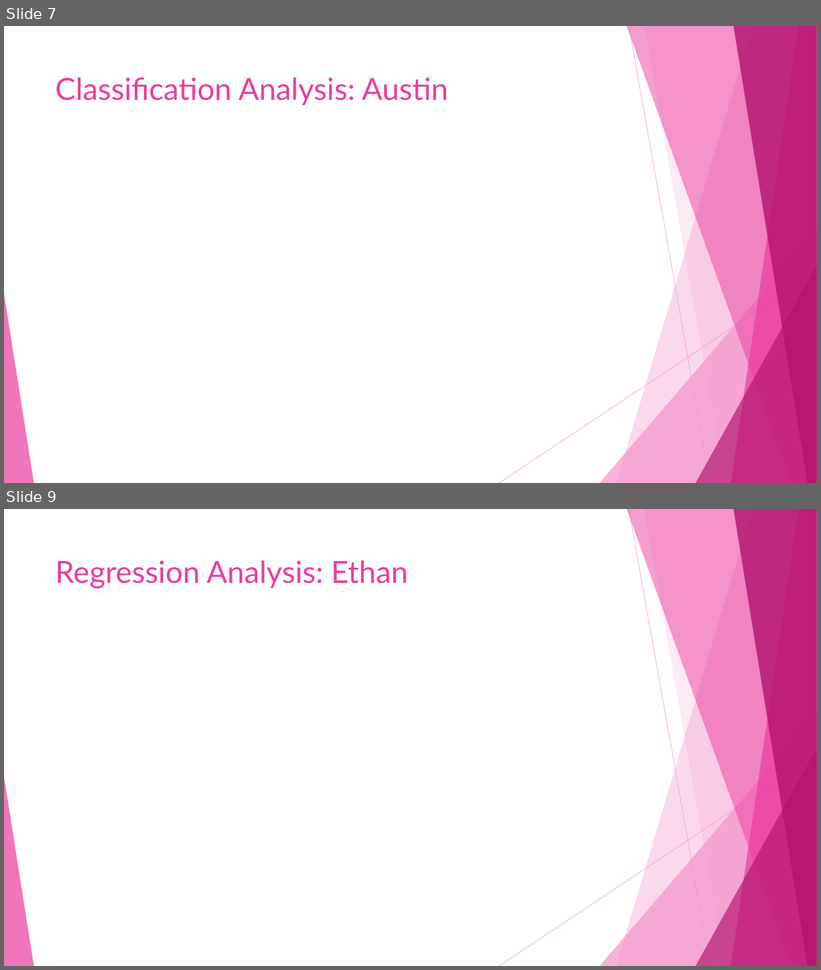
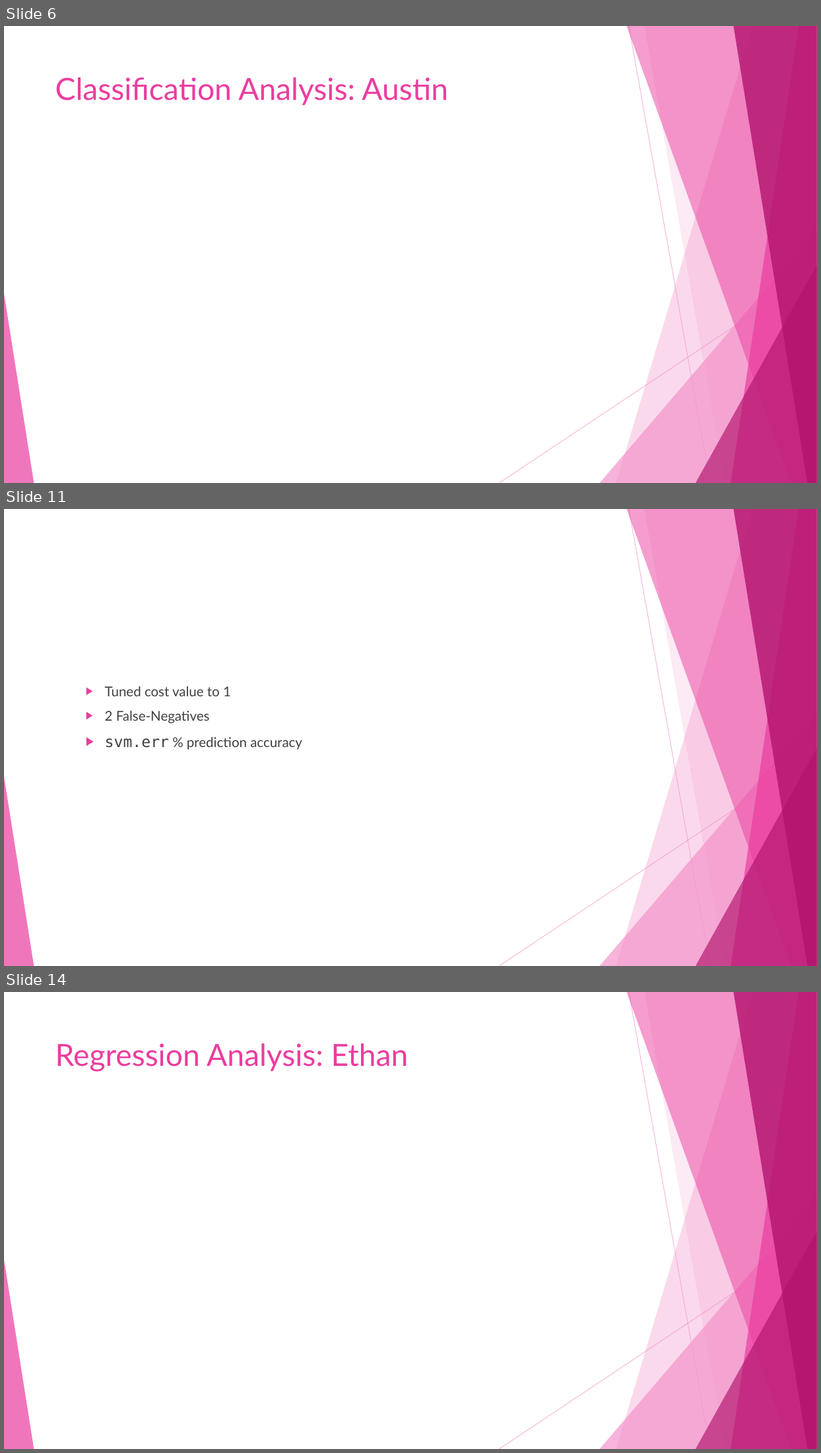
Before and after one commit to dlaposata/Breast_Cancer_Analysis, a slide deck: powerpoint.pptx. Shown one above the other, each under a label of ours: slides 7 and 9 before the commit, slides 6, 11 and 14 after it; the slides between them are not shown. The pictures are 821x970 and 821x1453 pixels, drawn with LibreOffice and Linux fonts; fonts in the diff are those of the drawing. Boxes give left, top, right and bottom in pixels: in the first picture for what was removed or moved away, otherwise in the second. Text is boxed around its words. In the diff, an @@ line names an element or a change of style, - is before the commit and + after.

```diff
--- a/powerpoint.pptx
+++ b/powerpoint.pptx
@@ slide 11 added at [4, 509, 817, 966], background #FFFFFF; not listed: 10 template elements that a slide beside it also shows @@
@@ text added at [105, 687, 302, 750], 16 pt, text #404040 @@
+  ▶ Tuned cost value to 1
+  ▶ 2 False-Negatives
+  ▶ svm.err % prediction accuracy
@@ what was slide 7 is now slide 6 @@
@@ what was slide 9 is now slide 14 @@
```
Also in this commit, not shown: 1 slide changed, 4 other slides added, 2 other files.
